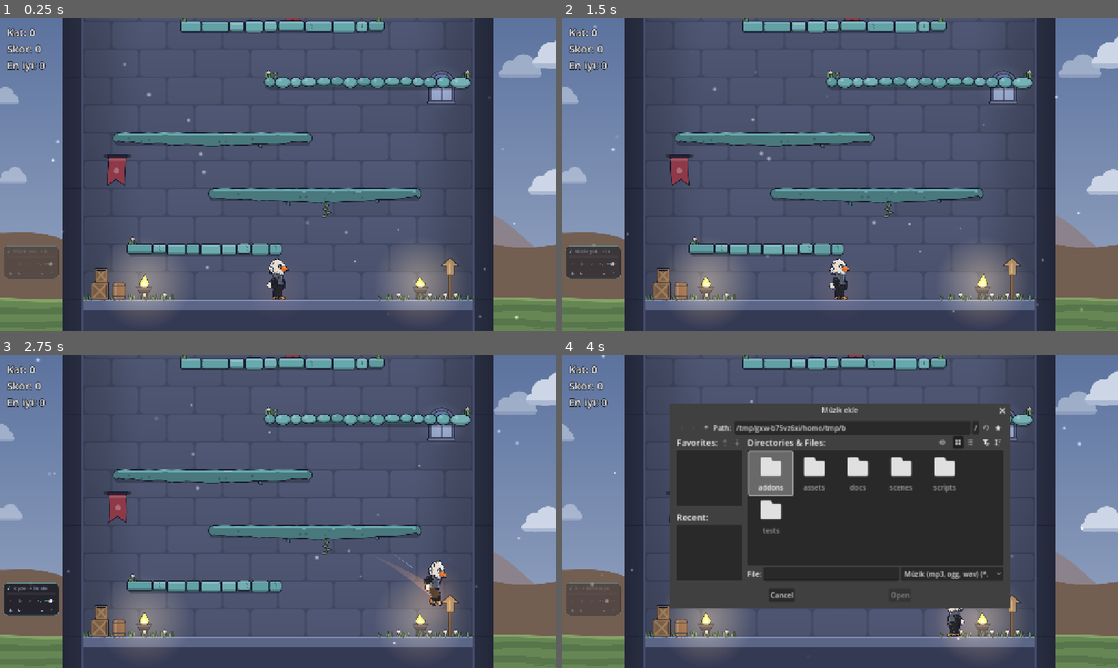
Above: before the commit, frames 1-4 (two rows, left to right).
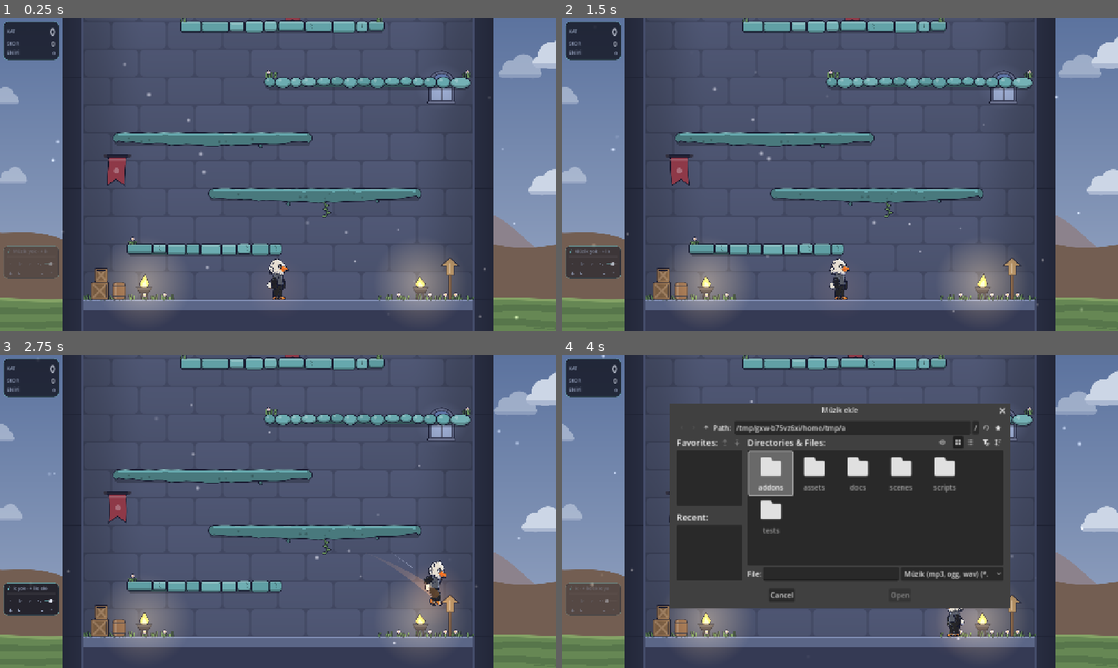
Above: after the commit, the same moments.

Repository: tahapek5454/Tower-Climb
Game: Godot game, scene res://scenes/main.tscn
Two runs of this game, one before a commit and one after it. Both use one fixed random seed, a clock stepped at 60 frames per second and the inputs below.
Inputs (mouse positions are in pixels of both pictures, inside the frame that each line leads up to):
- Up to frame 1 (0.25 s): no input
- Up to frame 2 (1.5 s): tap Enter at 0.5 s; drag from (573, 265) to (895, 105) at 0.52 s; drag from (584, 265) to (812, 237) at 1.27 s
- Up to frame 3 (2.75 s): move the mouse to (27, 602) at 2.02 s; hold Right (move_right) from 2.03 s (still down); hold Space (jump) from 2.03 s (still down); tap Alt at 2.1 s; click (27, 602) at 2.17 s
- Up to frame 4 (4 s): release Right (move_right) at 2.75 s; release Space (jump) at 2.75 s; drag from (600, 602) to (673, 464) at 2.77 s; drag from (573, 611) to (867, 511) at 3.52 s

The runs differ from the first frame. In frame 1, 1.3% of the frame differs, in the area x 0-11%, y 1-18%; in frame 2, 1.3%; in frame 3, 1.3%; in frame 4, 1.3%, in the area x 0-51%, y 1-24%.

Commit message:
feat: HUD ve oyun sonu kartı yeni arayüz diline uyarlandı; Aşama 4 tamamlandı (madde 10)
Co-Authored-By: Claude Opus 5.5 <noreply@anthropic.com>

Diff:
--- a/scripts/ui/combo_popups.gd
+++ b/scripts/ui/combo_popups.gd
@@ -4,9 +4,10 @@
 ## "COMBO x3" ve kombo bitişinde "+144". Ekran koordinatında çizilir. Minimal tutulur.
 ## Yeni kombo yazısı öncekinin yerini alır (ekran dolmasın); bonus yazısı ayrıdır.
 
-const COMBO_COLOR := Color(1.0, 0.86, 0.4)
-const BONUS_COLOR := Color(1.0, 0.62, 0.32)
-const OUTLINE_COLOR := Color(0.08, 0.05, 0.1)
+## Kombo altın (HUD kombo satırıyla aynı), bonus sıcak turuncu; dış çizgi karakter/platformlarla aynı lacivert.
+const COMBO_COLOR := UiStyle.COMBO
+const BONUS_COLOR := Color(1.0, 0.66, 0.36)
+const OUTLINE_COLOR := UiStyle.OUTLINE
 const OUTLINE_SIZE: int = 4
 ## Yazının ekran kenarlarına en fazla bu kadar yaklaşmasına izin verilir.
 const SCREEN_MARGIN: float = 24.0
--- a/scripts/ui/game_over_label.gd
+++ b/scripts/ui/game_over_label.gd
@@ -1,30 +1,47 @@
 class_name GameOverLabel
 extends CanvasLayer
-## Geçici oyun sonu yazısı ve yeniden başlatma girişi. Asıl game over ekranı Aşama 5'te.
+## Geçici oyun sonu kartı (UiStyle) ve yeniden başlatma girişi. Asıl game over ekranı Aşama 5'te.
+## Ortada küçük bir kart: "OYUN BİTTİ", kat ve skor, yeniden başlatma ipucu. Hafifçe büyüyerek belirir.
 
-const FONT_SIZE: int = 40
-const TEXT_COLOR := Color(1.0, 0.92, 0.8)
-const OUTLINE_COLOR := Color(0.0, 0.0, 0.0)
-const OUTLINE_SIZE: int = 8
+const TITLE_FONT_SIZE: int = 30
+const STATS_FONT_SIZE: int = 16
+const HINT_FONT_SIZE: int = 12
+const PADDING: float = 22.0
+const POP_TIME: float = 0.25
 
 ## Yeniden başlatma istendiğinde yayınlanır.
 signal restart_requested
 
-var _label: Label
+var _card: PanelContainer
+var _stats: Label
 var _restart_ready: bool = false
 
 
 func _ready() -> void:
 	process_mode = Node.PROCESS_MODE_ALWAYS
-	_label = Label.new()
-	_label.set_anchors_and_offsets_preset(Control.PRESET_FULL_RECT)
-	_label.horizontal_alignment = HORIZONTAL_ALIGNMENT_CENTER
-	_label.vertical_alignment = VERTICAL_ALIGNMENT_CENTER
-	_label.add_theme_font_size_override(&"font_size", FONT_SIZE)
-	_label.add_theme_color_override(&"font_color", TEXT_COLOR)
-	_label.add_theme_color_override(&"font_outline_color", OUTLINE_COLOR)
-	_label.add_theme_constant_override(&"outline_size", OUTLINE_SIZE)
-	add_child(_label)
+	var center := CenterContainer.new()
+	center.set_anchors_and_offsets_preset(Control.PRESET_FULL_RECT)
+	center.mouse_filter = Control.MOUSE_FILTER_IGNORE
+	add_child(center)
+	# Container'lar çocuklarının ölçeğini sıfırlar; kart büyüyerek belirsin diye ara katmanda durur.
+	var holder := Control.new()
+	holder.mouse_filter = Control.MOUSE_FILTER_IGNORE
+	center.add_child(holder)
+	_card = PanelContainer.new()
+	_card.add_theme_stylebox_override(&"panel", UiStyle.panel_style(PADDING))
+	_card.mouse_filter = Control.MOUSE_FILTER_IGNORE
+	holder.add_child(_card)
+	var column := VBoxContainer.new()
+	column.add_theme_constant_override(&"separation", 8)
+	_card.add_child(column)
+	var title: Label = UiStyle.label(TITLE_FONT_SIZE, UiStyle.TEXT, HORIZONTAL_ALIGNMENT_CENTER)
+	title.text = "OYUN BİTTİ"
+	column.add_child(title)
+	_stats = UiStyle.label(STATS_FONT_SIZE, UiStyle.ACCENT, HORIZONTAL_ALIGNMENT_CENTER)
+	column.add_child(_stats)
+	var hint: Label = UiStyle.label(HINT_FONT_SIZE, UiStyle.TEXT_DIM, HORIZONTAL_ALIGNMENT_CENTER)
+	hint.text = "Yeniden başlamak için R ya da Space"
+	column.add_child(hint)
 	visible = false
 	Events.game_over.connect(_on_game_over)
 
@@ -39,8 +56,15 @@
 
 
 func _on_game_over(final_score: int, final_floor: int) -> void:
-	_label.text = "OYUN BİTTİ\n\nKat: %d    Skor: %d\n\nYeniden başlamak için R veya Space" \
-			% [final_floor, final_score]
+	_stats.text = "Kat %d  ·  Skor %d" % [final_floor, final_score]
 	visible = true
+	_card.reset_size()
+	_card.position = -_card.size * 0.5
+	_card.pivot_offset = _card.size * 0.5
+	_card.scale = Vector2.ONE * 0.85
+	_card.modulate.a = 0.0
+	var pop := create_tween().set_parallel()
+	pop.tween_property(_card, ^"scale", Vector2.ONE, POP_TIME).set_trans(Tween.TRANS_BACK).set_ease(Tween.EASE_OUT)
+	pop.tween_property(_card, ^"modulate:a", 1.0, POP_TIME)
 	await get_tree().create_timer(Tuning.GAME_OVER_RESTART_DELAY).timeout
 	_restart_ready = true
--- a/scripts/ui/hud.gd
+++ b/scripts/ui/hud.gd
@@ -1,16 +1,16 @@
 class_name Hud
 extends CanvasLayer
-## Basit HUD: kat, skor, en iyi skor; kombo sürerken kombo sayacı ve kalan süre çubuğu.
-## Değerleri GameState/Events'ten okur; oyun mantığına dokunmaz. Görsel cilası Aşama 2/5'te.
+## HUD: kulenin sol dışında, sol üstte küçük bir kart (radyo paneliyle aynı genişlik ve stil, UiStyle).
+## Satırlar: KAT (büyük), SKOR (sayarak artar, bonusla kısa büyür), EN İYİ; kombo sürerken altın
+## renkli kombo satırı ve kalan süre çubuğu açılır. Değerleri GameState/Events'ten okur.
 
-const MARGIN: int = 16
-const FONT_SIZE: int = 24
-const COMBO_FONT_SIZE: int = 28
-const OUTLINE_SIZE: int = 6
-const TEXT_COLOR := Color(1.0, 1.0, 1.0)
-const COMBO_COLOR := Color(1.0, 0.8, 0.3)
-const OUTLINE_COLOR := Color(0.0, 0.0, 0.0)
-const COMBO_BAR_SIZE := Vector2(180.0, 10.0)
+const FLOOR_FONT_SIZE: int = 22
+const SCORE_FONT_SIZE: int = 16
+const BEST_FONT_SIZE: int = 12
+const CAPTION_FONT_SIZE: int = 10
+const COMBO_FONT_SIZE: int = 13
+const PADDING: float = 8.0
+const COMBO_BAR_HEIGHT: float = 3.0
 
 var _floor_label: Label
 var _score_label: Label
@@ -19,7 +19,8 @@
 var _best_label: Label
 var _combo_box: VBoxContainer
 var _combo_label: Label
-var _combo_bar: ProgressBar
+var _combo_floors: Label
+var _combo_bar: Control
 ## Skor yazısı anında atlamaz; gösterilen değer hedefe doğru sayar.
 var _shown_score: float = 0.0
 var _target_score: int = 0
@@ -43,7 +44,7 @@
 
 func _process(delta: float) -> void:
 	if _combo_box.visible:
-		_combo_bar.value = GameState.combo_time_ratio
+		_combo_bar.queue_redraw()
 	if _shown_score != _target_score:
 		_shown_score = PopupRules.count_toward(_shown_score, _target_score, delta)
 		_update_score_text()
@@ -55,17 +56,23 @@
 
 
 func _update_score_text() -> void:
-	_score_label.text = "Skor: %d" % roundi(_shown_score)
+	_score_label.text = "%d" % roundi(_shown_score)
 	var text_size: Vector2 = _score_label.get_minimum_size()
 	_score_label.size = text_size
-	_score_holder.custom_minimum_size = text_size
+	_score_holder.custom_minimum_size = Vector2(0.0, text_size.y)
+	_align_score()
 
 
-## Skor yazısı kısa bir an büyüyüp yerine oturur.
+## Skor yazısı ara katmanın sağ kenarına yaslanır (ara katman container değil, elle hizalanır).
+func _align_score() -> void:
+	_score_label.position.x = _score_holder.size.x - _score_label.size.x
+
+
+## Skor yazısı kısa bir an büyüyüp yerine oturur (sağ kenarından).
 func _pulse_score() -> void:
 	if _score_pulse != null:
 		_score_pulse.kill()
-	_score_label.pivot_offset = Vector2(0.0, _score_label.size.y * 0.5)
+	_score_label.pivot_offset = Vector2(_score_label.size.x, _score_label.size.y * 0.5)
 	_score_label.scale = Vector2.ONE * Tuning.SCORE_PULSE_SCALE
 	_score_pulse = create_tween()
 	_score_pulse.tween_property(_score_label, ^"scale", Vector2.ONE, Tuning.SCORE_PULSE_TIME) \
@@ -73,52 +80,77 @@
 
 
 func _build() -> void:
-	var margin := MarginContainer.new()
-	margin.set_anchors_and_offsets_preset(Control.PRESET_FULL_RECT)
-	margin.mouse_filter = Control.MOUSE_FILTER_IGNORE
-	for side in [&"margin_left", &"margin_top", &"margin_right", &"margin_bottom"]:
-		margin.add_theme_constant_override(side, MARGIN)
-	add_child(margin)
+	var side: float = (Tuning.VIEW_WIDTH - Tuning.TOWER_WIDTH) * 0.5 - Tuning.WALL_THICKNESS
+	var card := PanelContainer.new()
+	card.add_theme_stylebox_override(&"panel", UiStyle.panel_style(PADDING))
+	card.position = Vector2.ONE * Tuning.RADIO_SIDE_PADDING
+	card.custom_minimum_size.x = side - Tuning.RADIO_SIDE_PADDING * 2.0
+	card.mouse_filter = Control.MOUSE_FILTER_IGNORE
+	add_child(card)
 
 	var column := VBoxContainer.new()
-	column.size_flags_horizontal = Control.SIZE_SHRINK_BEGIN
-	column.size_flags_vertical = Control.SIZE_SHRINK_BEGIN
-	margin.add_child(column)
+	column.add_theme_constant_override(&"separation", 1)
+	card.add_child(column)
 
-	_floor_label = _make_label(FONT_SIZE, TEXT_COLOR)
-	_score_label = _make_label(FONT_SIZE, TEXT_COLOR)
-	_best_label = _make_label(FONT_SIZE, TEXT_COLOR)
-	column.add_child(_floor_label)
+	_floor_label = _add_row(column, "KAT", FLOOR_FONT_SIZE, UiStyle.TEXT)
 	# Container'lar çocuklarının ölçeğini sıfırlar; skor yazısı büyüyebilsin diye ara katmanda durur.
+	var score_row: HBoxContainer = _row(column, "SKOR")
 	_score_holder = Control.new()
 	_score_holder.mouse_filter = Control.MOUSE_FILTER_IGNORE
+	_score_holder.size_flags_horizontal = Control.SIZE_EXPAND_FILL
+	_score_label = UiStyle.label(SCORE_FONT_SIZE, UiStyle.TEXT)
 	_score_holder.add_child(_score_label)
-	column.add_child(_score_holder)
-	column.add_child(_best_label)
+	_score_holder.resized.connect(_align_score)
+	score_row.add_child(_score_holder)
+	_best_label = _add_row(column, "EN İYİ", BEST_FONT_SIZE, UiStyle.TEXT_DIM)
 
 	_combo_box = VBoxContainer.new()
-	_combo_label = _make_label(COMBO_FONT_SIZE, COMBO_COLOR)
-	_combo_bar = ProgressBar.new()
-	_combo_bar.min_value = 0.0
-	_combo_bar.max_value = 1.0
-	_combo_bar.show_percentage = false
-	_combo_bar.custom_minimum_size = COMBO_BAR_SIZE
-	_combo_box.add_child(_combo_label)
+	_combo_box.add_theme_constant_override(&"separation", 3)
+	var separator := HSeparator.new()
+	separator.add_theme_color_override(&"separator", UiStyle.TRACK)
+	_combo_box.add_child(separator)
+	var combo_row := HBoxContainer.new()
+	_combo_label = UiStyle.label(COMBO_FONT_SIZE, UiStyle.COMBO)
+	_combo_label.size_flags_horizontal = Control.SIZE_EXPAND_FILL
+	_combo_floors = UiStyle.label(CAPTION_FONT_SIZE, UiStyle.TEXT_DIM, HORIZONTAL_ALIGNMENT_RIGHT)
+	combo_row.add_child(_combo_label)
+	combo_row.add_child(_combo_floors)
+	_combo_box.add_child(combo_row)
+	_combo_bar = Control.new()
+	_combo_bar.custom_minimum_size.y = COMBO_BAR_HEIGHT + 2.0
+	_combo_bar.draw.connect(_draw_combo_bar)
 	_combo_box.add_child(_combo_bar)
 	column.add_child(_combo_box)
 
 
-func _make_label(font_size: int, color: Color) -> Label:
-	var label := Label.new()
-	label.add_theme_font_size_override(&"font_size", font_size)
-	label.add_theme_color_override(&"font_color", color)
-	label.add_theme_color_override(&"font_outline_color", OUTLINE_COLOR)
-	label.add_theme_constant_override(&"outline_size", OUTLINE_SIZE)
-	return label
+## Başlık (solda, soluk) + değer (sağda) satırı; değer etiketini döndürür.
+func _add_row(column: VBoxContainer, caption: String, font_size: int, color: Color) -> Label:
+	var row: HBoxContainer = _row(column, caption)
+	var value: Label = UiStyle.label(font_size, color, HORIZONTAL_ALIGNMENT_RIGHT)
+	value.size_flags_horizontal = Control.SIZE_EXPAND_FILL
+	row.add_child(value)
+	return value
+
+
+func _row(column: VBoxContainer, caption: String) -> HBoxContainer:
+	var row := HBoxContainer.new()
+	var caption_label: Label = UiStyle.label(CAPTION_FONT_SIZE, UiStyle.TEXT_DIM)
+	caption_label.text = caption
+	row.add_child(caption_label)
+	column.add_child(row)
+	return row
+
+
+func _draw_combo_bar() -> void:
+	var y: float = _combo_bar.size.y * 0.5
+	var width: float = _combo_bar.size.x
+	_combo_bar.draw_line(Vector2(0.0, y), Vector2(width, y), UiStyle.TRACK, COMBO_BAR_HEIGHT, true)
+	_combo_bar.draw_line(Vector2(0.0, y), Vector2(width * GameState.combo_time_ratio, y), UiStyle.COMBO,
+			COMBO_BAR_HEIGHT, true)
 
 
 func _on_floor_changed(floor_number: int) -> void:
-	_floor_label.text = "Kat: %d" % floor_number
+	_floor_label.text = "%d" % floor_number
 
 
 func _on_score_changed(score: int) -> void:
@@ -130,12 +162,12 @@
 
 
 func _on_high_score_changed(high_score: int) -> void:
-	_best_label.text = "En iyi: %d" % high_score
+	_best_label.text = "%d" % high_score
 
 
 func _on_combo_changed(jumps: int, floors: int) -> void:
-	_combo_label.text = "KOMBO x%d  (%d kat)" % [jumps, floors]
-	_combo_bar.value = GameState.combo_time_ratio
+	_combo_label.text = "KOMBO x%d" % jumps
+	_combo_floors.text = "%d kat" % floors
 	_combo_box.visible = true
 
 
--- a/scripts/ui/radio/radio_panel.gd
+++ b/scripts/ui/radio/radio_panel.gd
@@ -180,12 +180,7 @@
 ## Zemin, nota, sıra yazısı ve ilerleme çizgisi.
 func _draw_box() -> void:
 	var rect := Rect2(Vector2.ZERO, _box.size)
-	var style := StyleBoxFlat.new()
-	style.bg_color = RadioStyle.PANEL
-	style.border_color = RadioStyle.BORDER
-	style.set_border_width_all(1)
-	style.set_corner_radius_all(10)
-	_box.draw_style_box(style, rect)
+	_box.draw_style_box(UiStyle.panel_style(), rect)
 	RadioStyle.icon(_box, &"note", Vector2(13.0, 12.5), 11.0, RadioStyle.ACCENT)
 	var font: Font = _box.get_theme_default_font()
 	if _position_text != "":
--- a/scripts/ui/radio/radio_style.gd
+++ b/scripts/ui/radio/radio_style.gd
@@ -3,13 +3,13 @@
 ## Radyo panelinin renkleri ve ikon çizimleri (ortak). Dünya paletiyle uyumlu: koyu arduvaz zemin,
 ## soluk turkuaz vurgu; neon/parlak renk yok.
 
-const PANEL := Color(0.09, 0.10, 0.15, 0.85)
-const BORDER := Color(0.40, 0.66, 0.68, 0.45)
-const TEXT := Color(0.88, 0.90, 0.95)
-const TEXT_DIM := Color(0.60, 0.65, 0.76)
-const ACCENT := Color(0.42, 0.74, 0.76)
+const PANEL := UiStyle.PANEL
+const BORDER := UiStyle.BORDER
+const TEXT := UiStyle.TEXT
+const TEXT_DIM := UiStyle.TEXT_DIM
+const ACCENT := UiStyle.ACCENT
 const ACCENT_DARK := Color(0.08, 0.12, 0.16)
-const TRACK := Color(1.0, 1.0, 1.0, 0.14)
+const TRACK := UiStyle.TRACK
 const DISABLED := Color(0.45, 0.48, 0.56, 0.6)
 
 
--- /dev/null
+++ b/scripts/ui/ui_style.gd
@@ -0,0 +1,37 @@
+class_name UiStyle
+extends RefCounted
+## Arayüzün ortak görünümü (HUD, radyo, oyun sonu): koyu arduvaz yarı saydam kart, ince soluk turkuaz
+## çerçeve, yuvarlak köşe; açık yazı, soluk başlık, turkuaz vurgu, altın kombo (ödül rengi).
+## Neon/parlak renk yok; dünya paletiyle uyumlu.
+
+const PANEL := Color(0.09, 0.10, 0.15, 0.85)
+const BORDER := Color(0.40, 0.66, 0.68, 0.45)
+const TEXT := Color(0.88, 0.90, 0.95)
+const TEXT_DIM := Color(0.60, 0.65, 0.76)
+const ACCENT := Color(0.42, 0.74, 0.76)
+const COMBO := Color(0.98, 0.84, 0.45)
+const TRACK := Color(1.0, 1.0, 1.0, 0.14)
+## Ekrandaki (dünya üstü) yazıların dış çizgisi: karakter ve platformlarla aynı koyu lacivert.
+const OUTLINE := Color(0.09, 0.10, 0.18)
+const CORNER_RADIUS: int = 10
+
+
+## Kart zemini. padding: iç boşluk (px).
+static func panel_style(padding: float = 0.0) -> StyleBoxFlat:
+	var style := StyleBoxFlat.new()
+	style.bg_color = PANEL
+	style.border_color = BORDER
+	style.set_border_width_all(1)
+	style.set_corner_radius_all(CORNER_RADIUS)
+	style.set_content_margin_all(padding)
+	return style
+
+
+## Yazı etiketi (dış çizgisiz; kartın üstünde okunur).
+static func label(font_size: int, color: Color, align: HorizontalAlignment = HORIZONTAL_ALIGNMENT_LEFT) -> Label:
+	var result := Label.new()
+	result.add_theme_font_size_override(&"font_size", font_size)
+	result.add_theme_color_override(&"font_color", color)
+	result.horizontal_alignment = align
+	result.mouse_filter = Control.MOUSE_FILTER_IGNORE
+	return result
Not shown, added: scripts/ui/ui_style.gd.uid
Not shown, changed: docs/GAME_DESIGN.md
Not shown, changed: docs/PROGRESS.md
